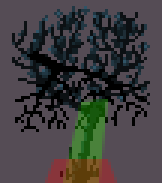
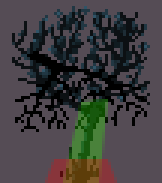
Comparing the layer stacks of the two (162, 183) images. Changes:
added layer "FigTree01.png" above "FigTree02.png" over [111, 30, 135, 63]
added layer "FigTree02.png" above "FigTree03.png" over [111, 30, 135, 63]
added layer "FigTree03.png" above "FigTree04.png" over [111, 30, 135, 63]
added layer "FigTree04.png" above "FigTree05.png" over [111, 30, 135, 63]
